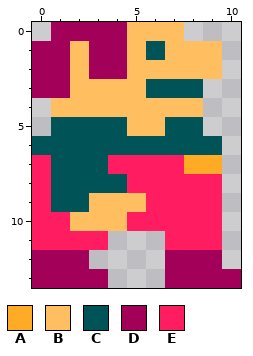
Two states of a pixel-art sprite, AridArnold/Content/Arnold/ArnoldStand.png. The picture above is the old version.
The file is 11x14 pixels.
Palette (. is transparent): A #ffab26  B #ffbf60  C #005356  D #a30059  E #ff1c60
New version:
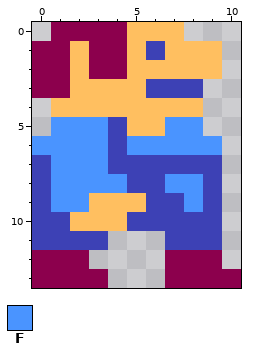
Colours new in this view: F #4a94ff
The commit says: Experiment with Arnold Skin
Changes in this commit:
{"colour":"D","old":"#a30059","new":"#8c004d"}
{"colour":"E","old":"#ff1c60","new":"#3d41b5"}
{"y":1,"x":6,"old":"C","new":"E"}
{"y":3,"x":6,"old":"CCC","new":"EEE"}
{"y":5,"x":1,"old":"CCCC","new":"FFFE"}
{"y":5,"x":7,"old":"CC","new":"FF"}
{"y":6,"x":0,"old":"CCCCCCCCCC","new":"FFFFEFFFFF"}
{"y":7,"x":1,"old":"CCC","new":"FFF"}
{"y":7,"x":8,"old":"AA","new":"EE"}
{"y":8,"x":1,"old":"CCCC","new":"FFFF"}
{"y":8,"x":7,"old":"EE","new":"FF"}
{"y":9,"x":1,"old":"CC","new":"FF"}
{"y":9,"x":8,"old":"E","new":"F"}
{"label":"changed","picture_box":[32,22,241,288]}
